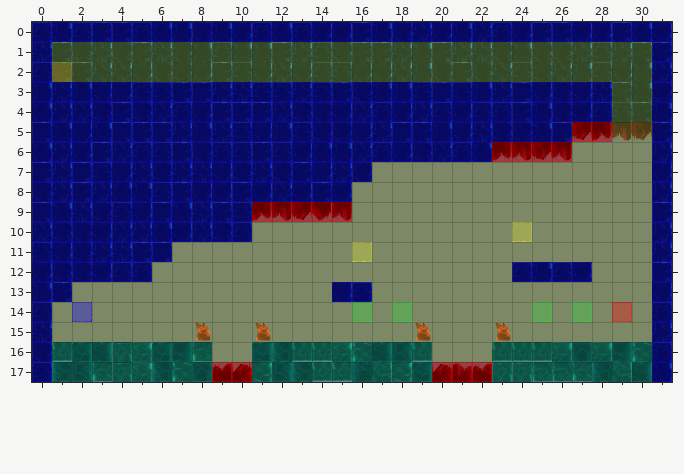
An edit to a level. Tiled map, Spellington/src/res/map/mapPlains23.tmx. Above, as it was before the edit.
Cells are 50x50 px. Shown: x 0..31, y 0..17.
Once edited:
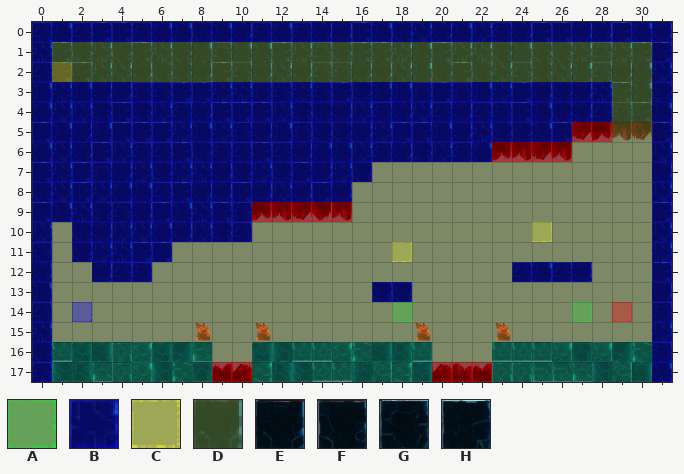
Key: from "collisionTile": A 1, B 3, C 4, D 11; from "frozenPlainsTile": E 40, F 42, G 44, H 45.
_ is an empty cell.
See-through tiles are keyed as they look on the map.
Changes in this commit:
Layer "terrain":
y 10: x 1 F -> _
y 11: x 1 E -> _
y 12: x 1..2 FF -> __
y 13: x 1 H -> _; x 15..18 EG__ -> __FF
Layer "collision":
y 10..11: x 1 B -> D
y 12: x 1..2 BB -> DD
y 13: x 1 B -> D; x 15..18 BBDD -> DDBB
Layer "event":
y 10: x 24..25 C_ -> _C
y 11: x 16 C -> _; x 18 _ -> C
y 14: x 16 A -> _; x 25 A -> _
Boxes around the changes in both pictures, in picture pixels (x1, y1, x2, y2):
changed: (52, 222, 92, 302)
changed: (512, 222, 552, 242)
removed: (352, 242, 372, 262)
added: (392, 242, 412, 262)
changed: (332, 282, 412, 322)
removed: (532, 302, 552, 322)
